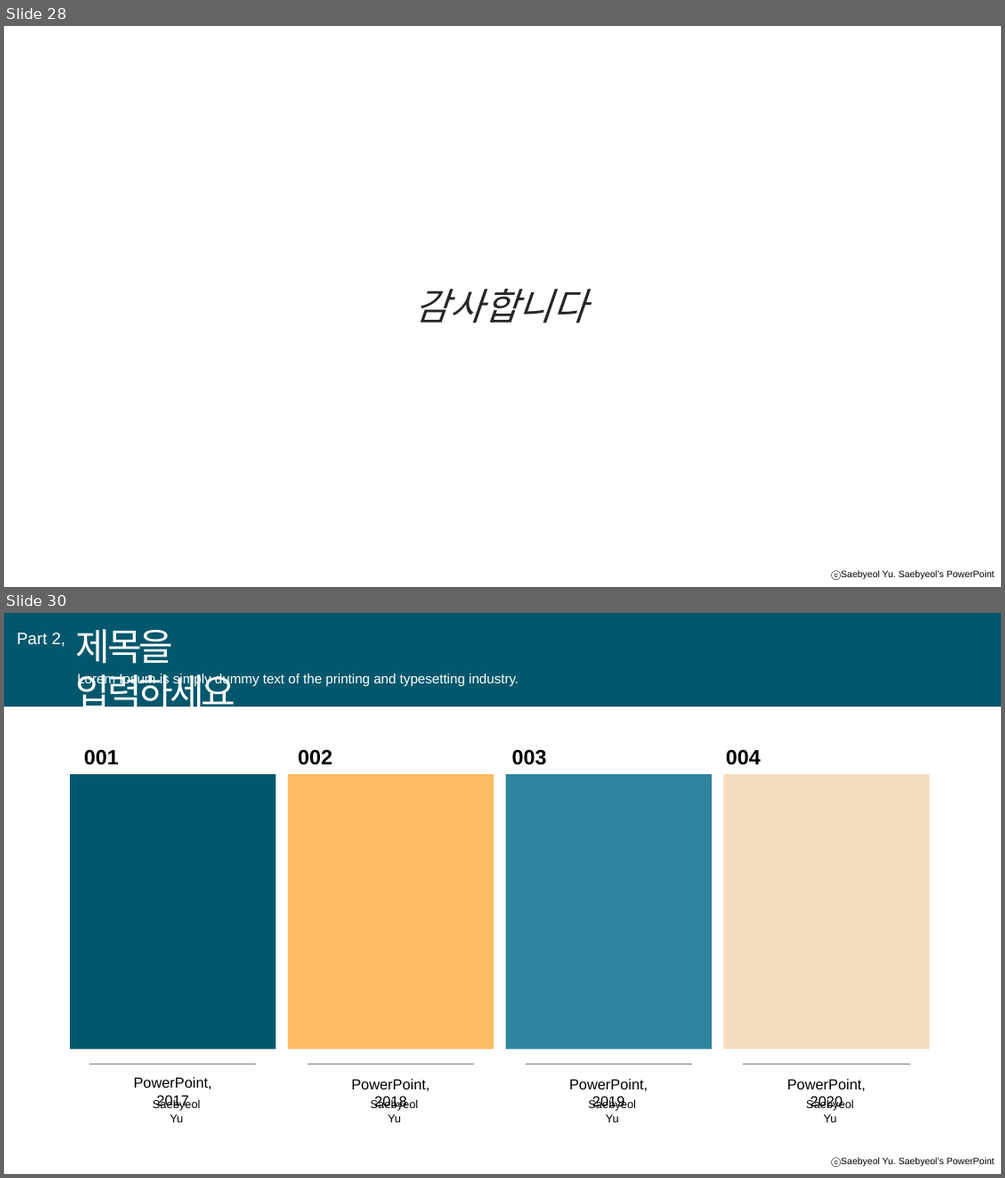
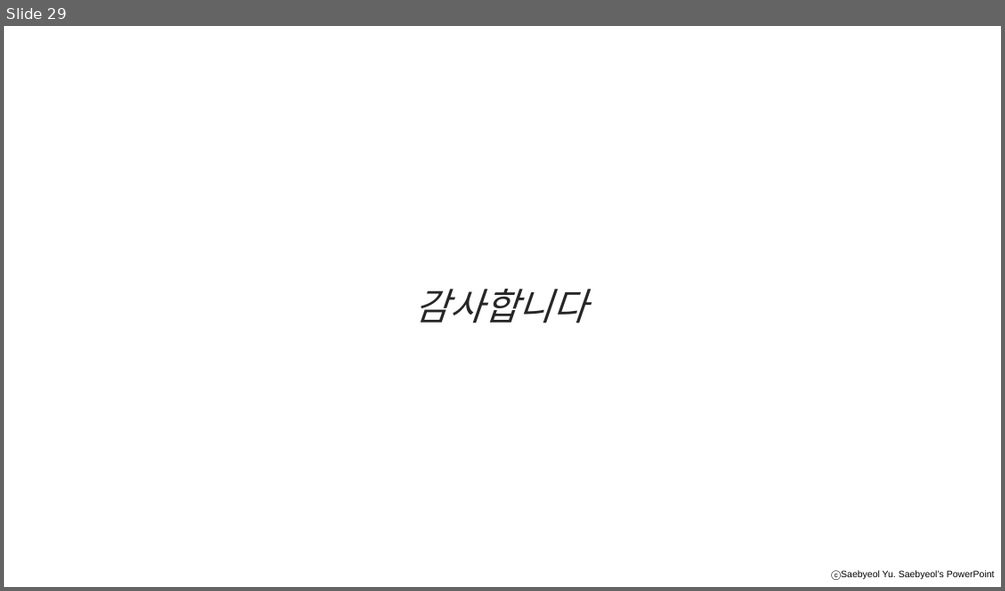
Before and after one commit to A-dongl/P3_kospi, a slide deck: 2차 발표자료.pptx. Shown one above the other, each under a label of ours: slides 28 and 30 before the commit, slide 29 after it; the slides between them are not shown. The pictures are 1005x1178 and 1005x591 pixels, drawn with LibreOffice and Linux fonts; fonts in the diff are those of the drawing; background and template pictures are left out. Boxes give left, top, right and bottom in pixels: in the first picture for what was removed or moved away, otherwise in the second. Text is boxed around its words. In the diff, an @@ line names an element or a change of style, - is before the commit and + after.

```diff
--- a/2차 발표자료.pptx
+++ b/2차 발표자료.pptx
@@ slide 30 removed at [4, 613, 1001, 1174], background #FFFFFF; not listed: 1 template element that a slide beside it also shows @@
@@ rectangle removed at [4, 613, 1001, 706] @@
@@ text removed at [16, 633, 66, 647] @@
-Part 2,
@@ text removed at [76, 629, 235, 714] @@
-제목을 입력하세요
@@ text removed at [77, 673, 518, 687] @@
-Lorem Ipsum is simply dummy text of the printing and typesetting industry.
@@ line removed from (4, 706) to (1001, 706) @@
@@ text removed at [84, 749, 119, 765] @@
-001
@@ text removed at [298, 749, 332, 765] @@
-002
@@ text removed at [512, 749, 547, 765] @@
-003
@@ text removed at [726, 749, 760, 765] @@
-004
@@ rectangle removed at [70, 774, 275, 1049] @@
@@ rectangle removed at [288, 774, 494, 1049] @@
@@ rectangle removed at [506, 774, 712, 1049] @@
@@ rectangle removed at [723, 774, 929, 1049] @@
@@ line removed from (89, 1063) to (256, 1063) @@
@@ line removed from (307, 1063) to (474, 1063) @@
@@ line removed from (526, 1063) to (692, 1063) @@
@@ line removed from (744, 1063) to (909, 1063) @@
@@ text removed at [134, 1077, 212, 1108] @@
-PowerPoint, 2017
@@ text removed at [351, 1078, 429, 1110] @@
-PowerPoint, 2018
@@ text removed at [569, 1078, 647, 1110] @@
-PowerPoint, 2019
@@ text removed at [787, 1078, 866, 1110] @@
-PowerPoint, 2020
@@ text removed at [153, 1099, 201, 1122] @@
-Saebyeol Yu
@@ text removed at [371, 1099, 419, 1122] @@
-Saebyeol Yu
@@ text removed at [588, 1099, 636, 1122] @@
-Saebyeol Yu
@@ text removed at [806, 1099, 854, 1122] @@
-Saebyeol Yu
@@ what was slide 28 is now slide 29 @@
```
Also in this commit, not shown: 11 slides changed, 10 slides added, 10 other slides removed, 1 other file.
